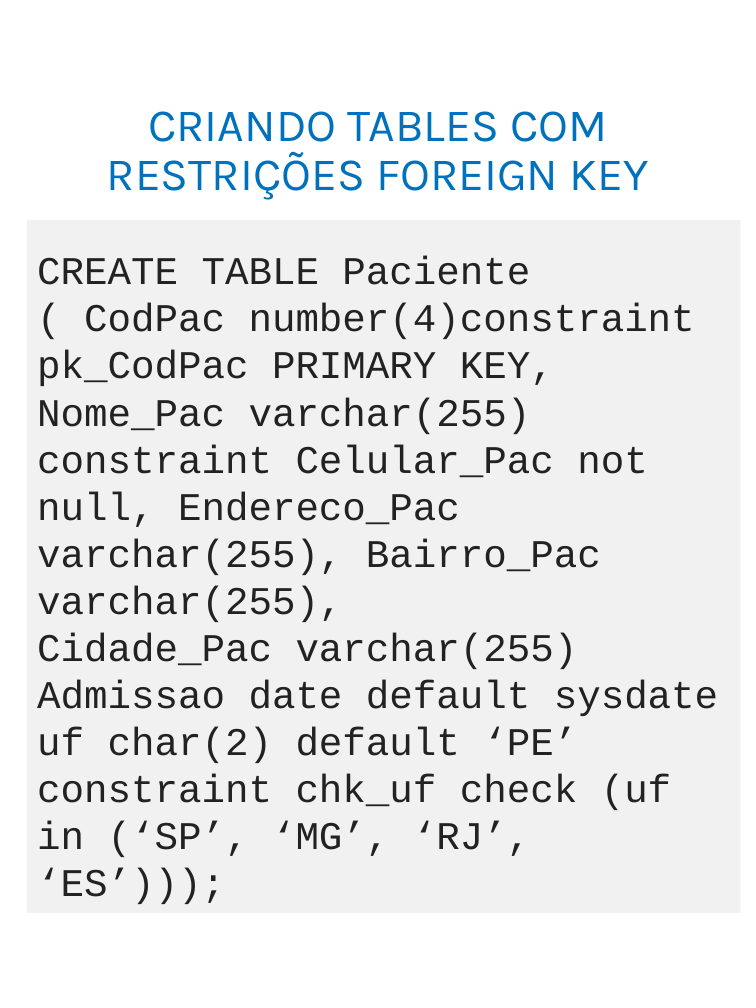
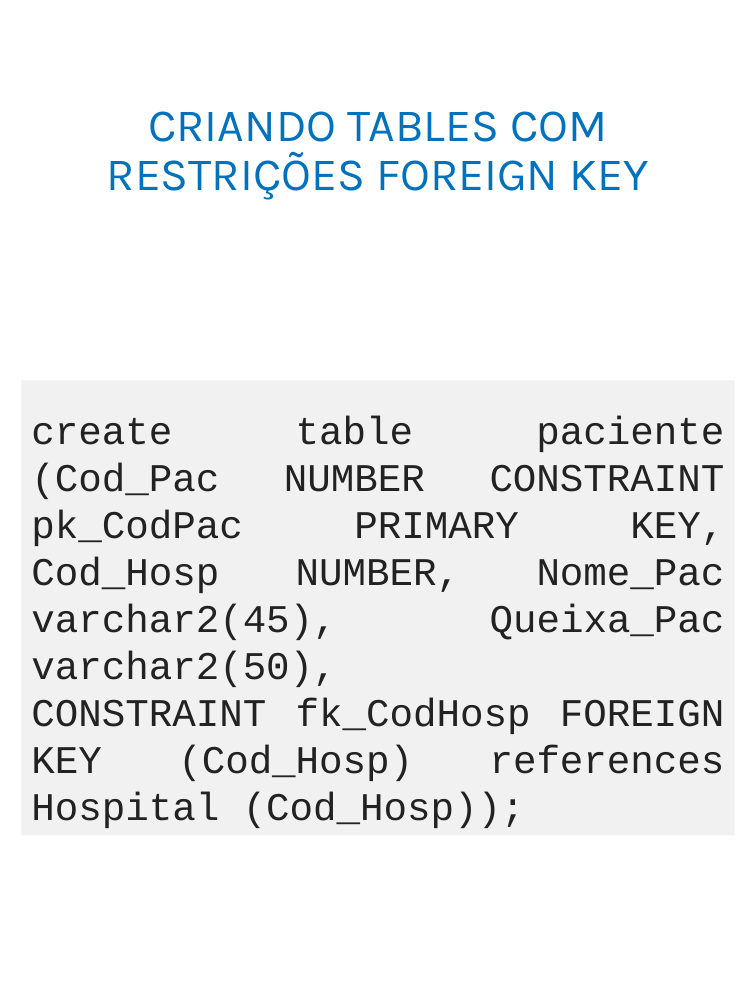
Before and after one commit to adilsonlopesoracle/BancodeDados_Olinda, a slide deck: slide 127 of BANCO DE DADOS_Atualizado.pptx (slide 118 before the commit). Drawn at 756x1008 pixels with LibreOffice and Linux fonts; fonts in the diff are those of the drawing. Boxes give left, top, right and bottom in pixels: in the first picture for what was removed or moved away, otherwise in the second. Text is boxed around its words. In the diff, an @@ line names an element or a change of style, - is before the commit and + after.

```diff
--- a/BANCO DE DADOS_Atualizado.pptx
+++ b/BANCO DE DADOS_Atualizado.pptx
@@ rectangle "create table paciente (Cod_Pac NUMBER ...": place and size @@
-rectangle "create table paciente (Cod_Pac NUMBER ..." at [27, 220, 741, 912]
+rectangle "create table paciente (Cod_Pac NUMBER ..." at [21, 380, 735, 836]
@@ text in rectangle at [31, 415, 725, 828]: text changed @@
-CREATE TABLE Paciente ( CodPac number(4)constraint pk_CodPac PRIMARY KEY,
-Nome_Pac varchar(255) constraint Celular_Pac not null, Endereco_Pac varchar(255), Bairro_Pac varchar(255),
-Cidade_Pac varchar(255)
-Admissao date default sysdate uf char(2) default ‘PE’ constraint chk_uf check (uf in (‘SP’, ‘MG’, ‘RJ’, ‘ES’)));
+create table paciente (Cod_Pac NUMBER CONSTRAINT pk_CodPac PRIMARY KEY, Cod_Hosp NUMBER, Nome_Pac varchar2(45), Queixa_Pac varchar2(50),
+CONSTRAINT fk_CodHosp FOREIGN KEY (Cod_Hosp) references Hospital (Cod_Hosp));
```
Also in this commit, not shown: 1 other slide changed, 28 slides added.
